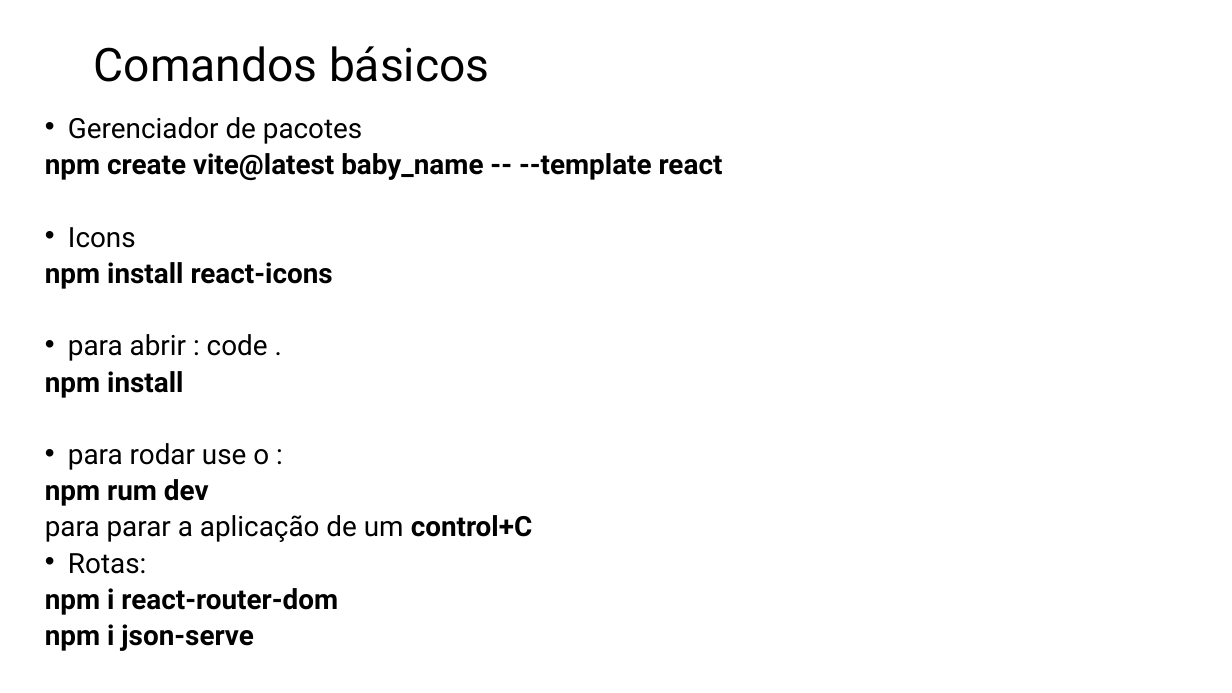
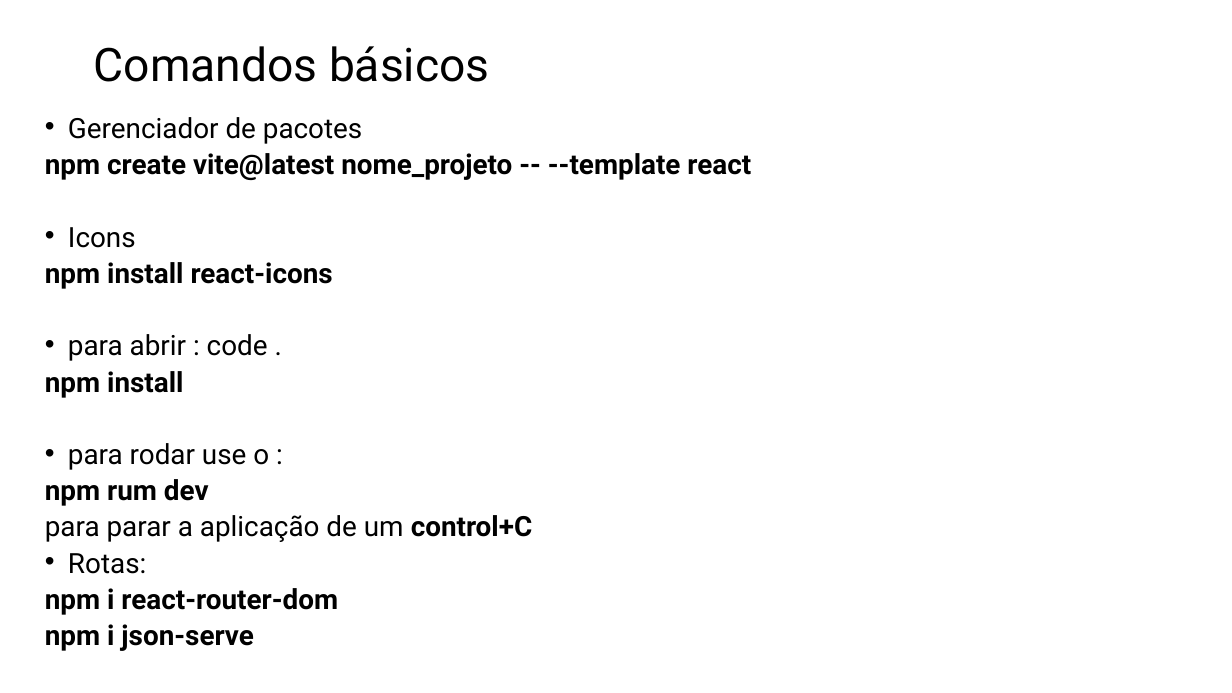
Before and after one commit to RogerSobral/h_codar_react, a slide deck: slide 9 of React.pptx (slide 2 before the commit). Drawn at 1232x693 pixels with LibreOffice and Linux fonts; fonts in the diff are those of the drawing. Boxes give left, top, right and bottom in pixels: in the first picture for what was removed or moved away, otherwise in the second. Text is boxed around its words. In the diff, an @@ line names an element or a change of style, - is before the commit and + after.

Commit message:
revisão react
Continuação dos estudos de react

```diff
--- a/React.pptx
+++ b/React.pptx
@@ text at [45, 153, 751, 180]: text changed @@
-npm create vite@latest baby_name -- --template react
+npm create vite@latest nome_projeto -- --template react
```
Also in this commit, not shown: 2 other slides changed, 16 slides added, 46 other files.
